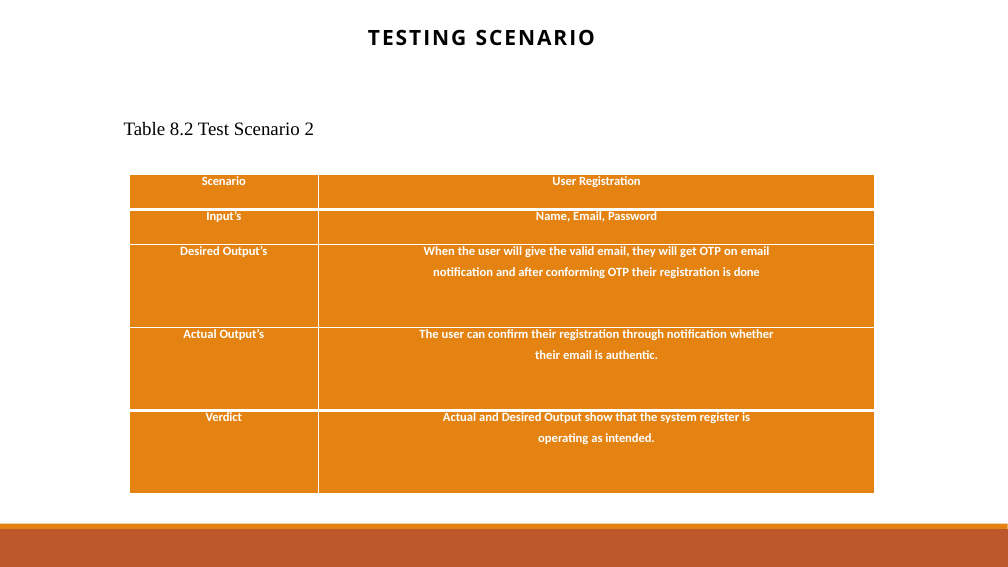
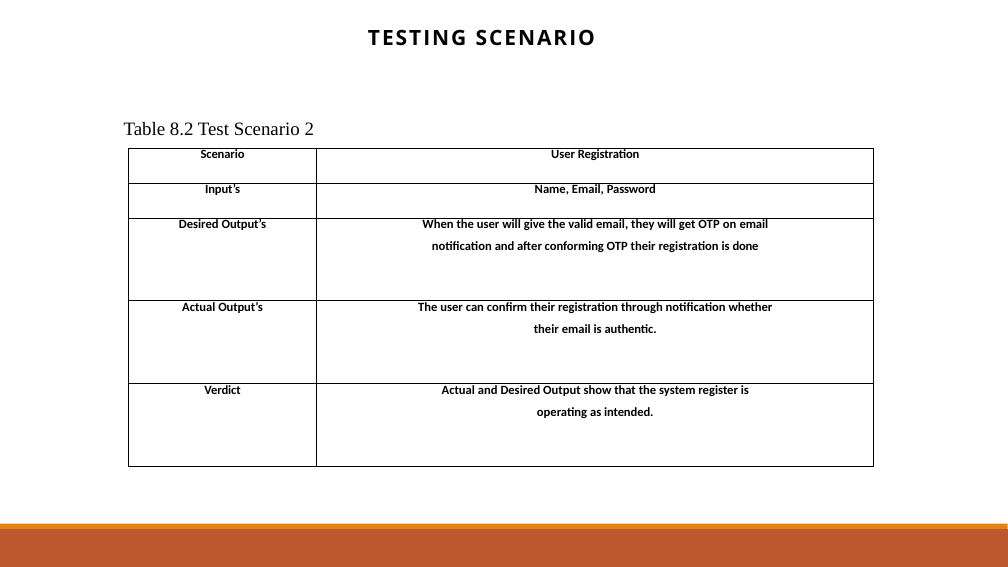
Before and after one commit to ashraful009/FlatSell, a slide deck: slide 48 of PPT for defence.pptx (slide 46 before the commit). Drawn at 1008x567 pixels with LibreOffice and Linux fonts; fonts in the diff are those of the drawing. Boxes give left, top, right and bottom in pixels: in the first picture for what was removed or moved away, otherwise in the second. Text is boxed around its words. In the diff, an @@ line names an element or a change of style, - is before the commit and + after.

```diff
--- a/PPT for defence.pptx
+++ b/PPT for defence.pptx
@@ table at [129,148,873,467] @@
@@ fill #E48312 to #FFFFFF in 10 cells @@
@@ text colour #FFFFFF to #000000 @@
@@ borders changed @@
@@ table: place and size @@
-table at [129,175,874,493]
+table at [129,148,873,467]
```
Also in this commit, not shown: 16 other slides changed, 2 slides added, 23 other files.
